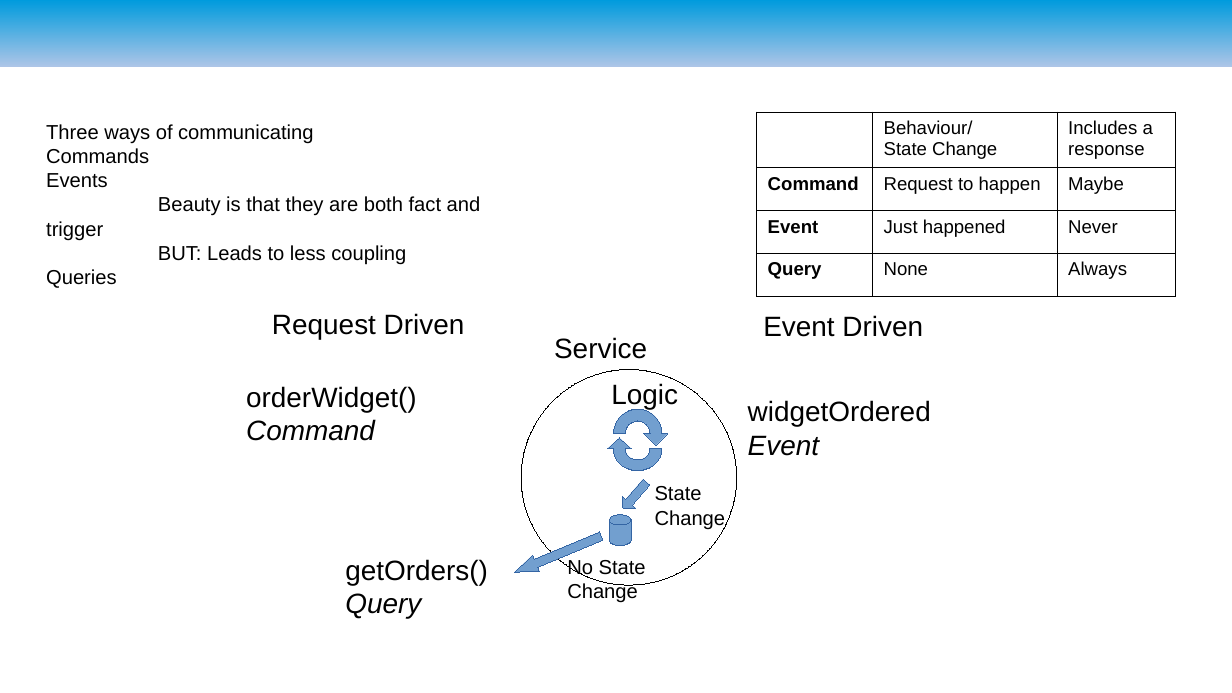
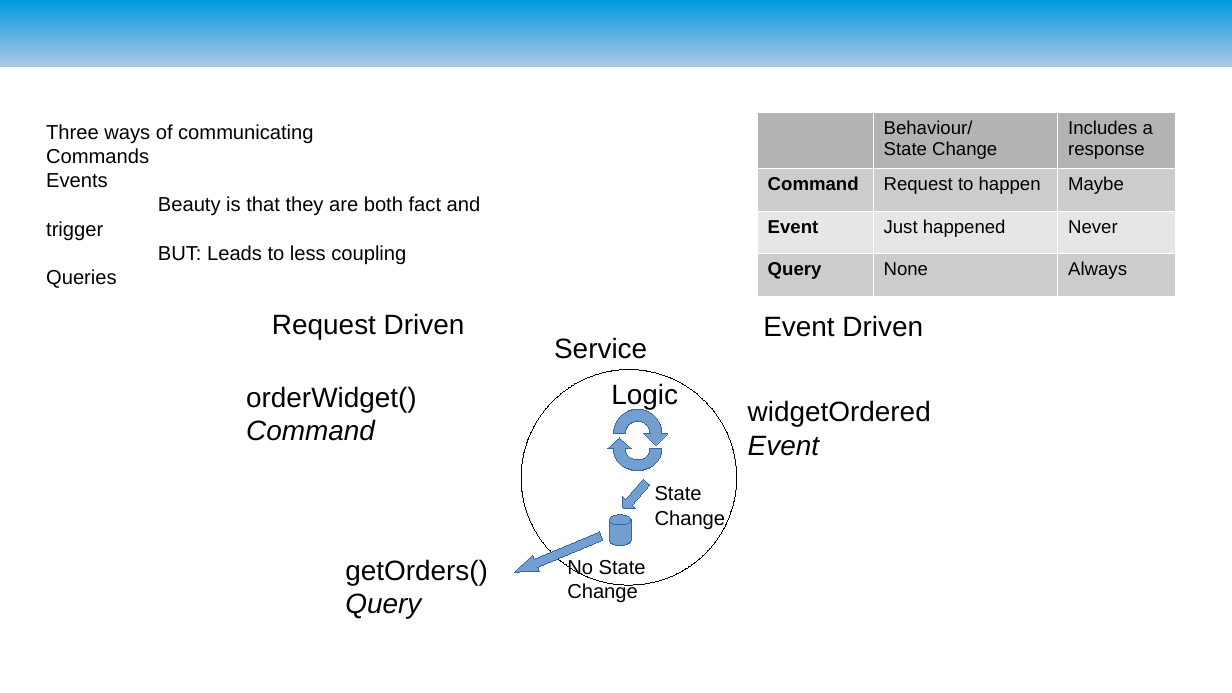
Before and after one commit to ryzlab/kafka-kompetensdag, a slide deck: slide 25 of doc/presentation.odp (slide 24 before the commit). Drawn at 1232x693 pixels with LibreOffice and Linux fonts; fonts in the diff are those of the drawing; background and template pictures are left out. Boxes give left, top, right and bottom in pixels: in the first picture for what was removed or moved away, otherwise in the second. Text is boxed around its words. In the diff, an @@ line names an element or a change of style, - is before the commit and + after.

Commit message:
Added

```diff
--- a/doc/presentation.odp
+++ b/doc/presentation.odp
@@ table at <box>757,112,1176,293</box> @@
@@ fill none to #B3B3B3 in 2 cells @@
@@ fill none to #CCCCCC in 6 cells @@
@@ fill none to #E6E6E6 in row 3 @@
@@ borders changed @@
```
Also in this commit, not shown: 2 other slides changed, 1 slide added.
